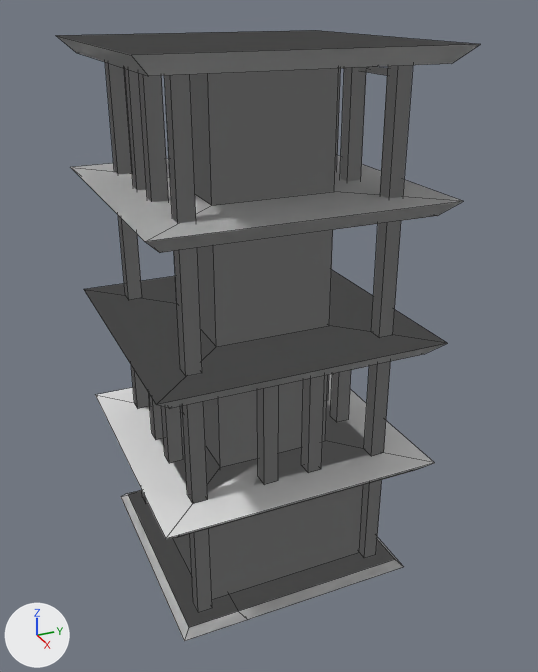
Before and after pictures for a commit that changed the Blender file Ninja Game/Assets/GameObjects/ninjaDojoPlus.blend.
Before and after are seen from a 50 mm lens placed at (43.8, -18.3, 38.0), pointed at (-3.9, 3.1, 14.1). Every picture has the same lights, and +X, +Y and +Z are marked at lower left. Mesh edges are drawn as thin lines.

Before the edit, the objects in view are built like this:
```python
mat_material = diffuse_material('Material')
mat_material.base_color = (0.8, 0.8, 0.8)  # white #e7e7e7
me_cube = bpy.data.meshes.new('Cube')
me_cube.from_pydata(...)  # 2124 vertices, 980 faces, 40 loose edges; spans x -20.0..9.5, y -12.8..9.5, z -10.2..35.6
me_cube.materials.append(mat_material)  # white #e7e7e7
ob_cube = bpy.data.objects.new('Cube', me_cube)
ob_cube.location = (0.0, 0.0, 0.0)
```
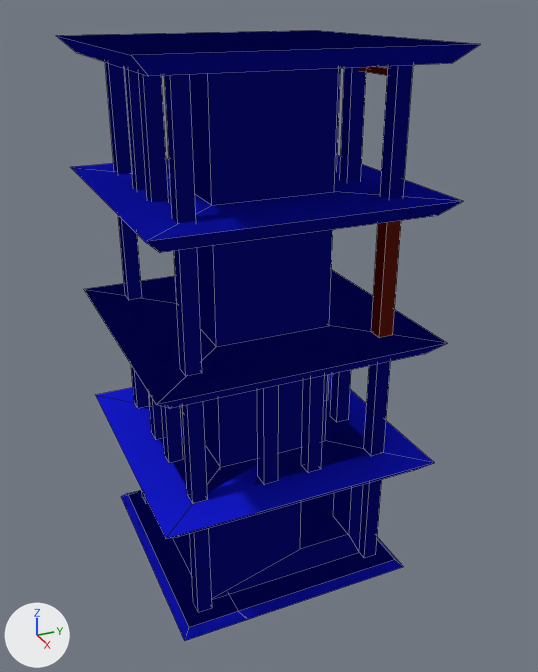
Changed parts and their boxes [x1, y1, x2, y2] in the pictures (538 x 672 px):
'Cube', recoloured, reshaped (white to blue): [56, 30, 480, 641] in both
part 1 of me_cube, built on: [209, 485, 363, 599] in both
part 2 of me_cube, recoloured (white to blue): [56, 30, 480, 641] in both
part 3 of me_cube, recoloured (white to red): [358, 66, 401, 338] in both

What changed in the scene script:
```text
Change mat_material:
    mat_material.base_color: (0.8, 0.8, 0.8) -> (0.8, 0.522, 0.204)  # white #e7e7e7 -> beige #e7bf7d
Add mat_bars:
    mat_bars = diffuse_material('Bars')
    mat_bars.base_color = (0.395, 0.0381, 0.0187)  # red #a93725
Add mat_outside:
    mat_outside = diffuse_material('Outside')
    mat_outside.base_color = (0.00829, 0.0119, 0.674)  # blue #161cd6
Change me_cube:
    used by ob_cube; location = (0.0, 0.0, 0.0)
    remove me_cube.from_pydata(...)  # 2124 vertices, 980 faces, 40 loose edges; spans x -20.0..9.5, y -12.8..9.5, z -10.2..35.6
    add me_cube.from_pydata(...)  # 2144 vertices, 984 faces, 52 loose edges; spans x -20.0..9.5, y -12.8..9.5, z -10.2..35.6
    me_cube part 1
    4 faces are deleted
    20 vertices are added at x 6.2, y -6.0..6.0, z 0.0..8.0
    12 loose edges are added
    8 new faces join them, mat_outside (blue #161cd6)
    me_cube part 2: 832 faces spanning x -9.5..9.5, y -9.5..9.5, z -0.5..35.6 switch from mat_material (white #e7e7e7) to mat_outside (blue #161cd6)
    me_cube part 3: 104 faces spanning x -7.0..7.0, y 6.0..8.0, z 7.2..34.6 switch from mat_material (white #e7e7e7) to mat_bars (red #a93725)
```
